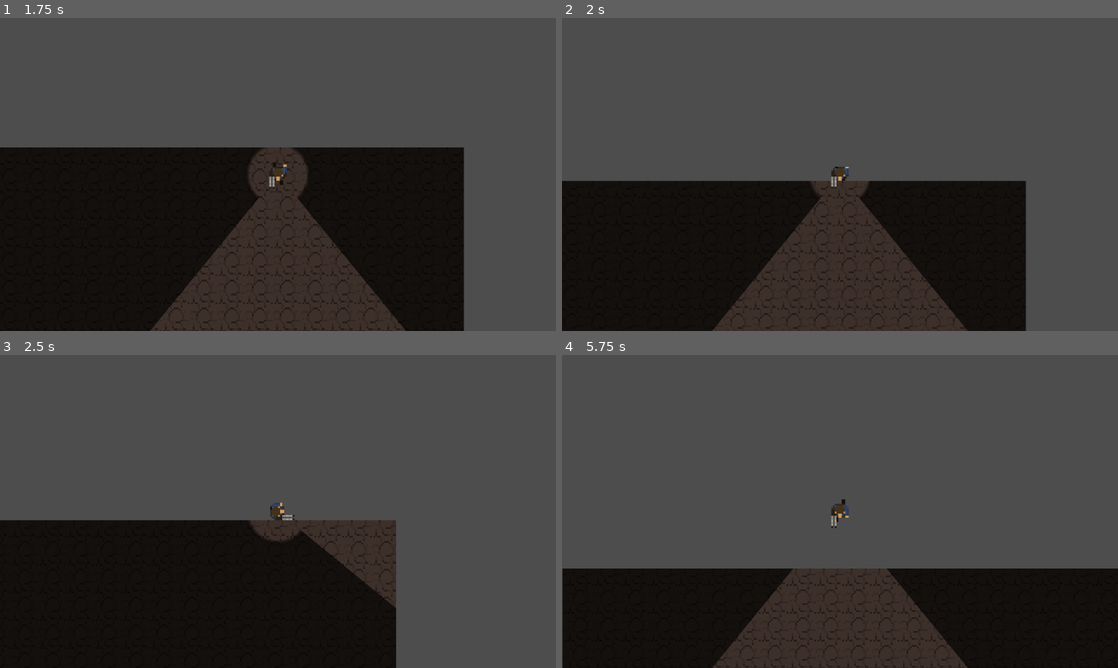
Above: before the commit, frames 1-4 (two rows, left to right).
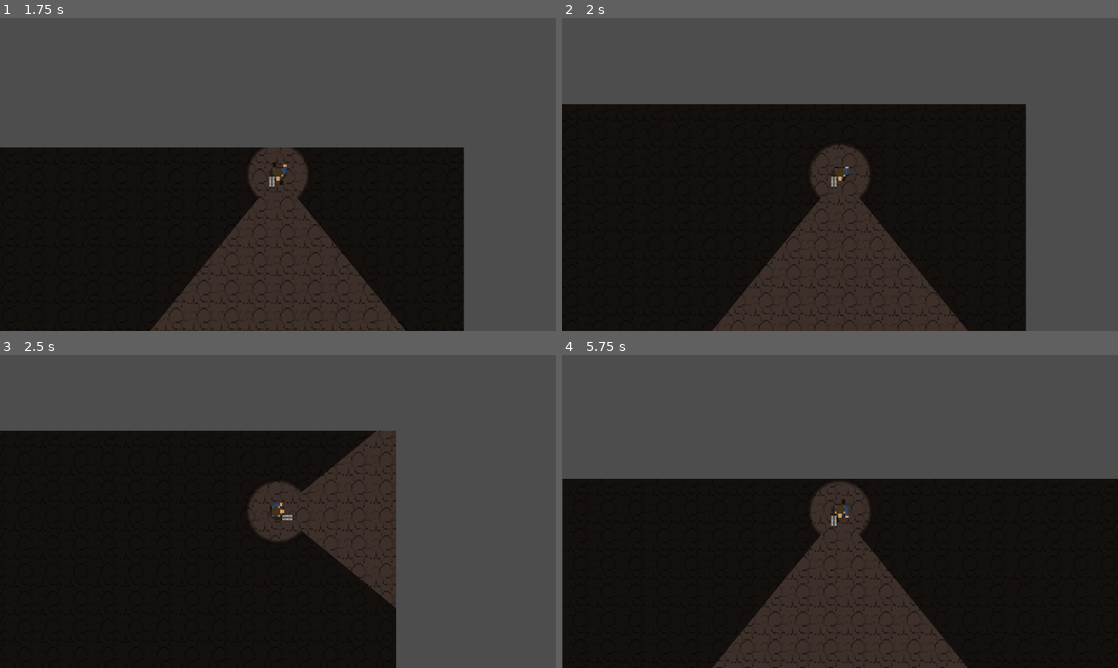
Above: after the commit, the same moments.

Repository: specialOne16/Unnamed-Brackeys-Game-Jam-2026.1
Game: Godot game, scene res://gameplay/gameplay.tscn
The game is run twice, just before and just after one commit, with the same random seed, the same clock (stepped at 60 frames per second) and the same inputs.
Inputs (mouse positions are in pixels of both pictures, inside the frame that each line leads up to):
- Up to frame 1 (1.75 s): move the mouse to (400, 158) at 0.52 s; hold D (right) 0.53-1.28 s; tap Space (jump) at 0.6, 0.77, 1.07, 1.52, 1.55 s; move the mouse to (166, 190) at 1.27 s; hold S (down) from 1.28 s (still down); click (166, 190) at 1.35 s
- Up to frame 2 (2 s): keep holding S (down); tap Space (jump) at 1.82 s
- Up to frame 3 (2.5 s): move the mouse to (333, 442) at 2.02 s; release S (down) at 2.03 s; hold D (right) from 2.03 s (still down); right-click (333, 442) at 2.1 s; tap Space (jump) at 2.3 s
- Up to frame 4 (5.75 s): move the mouse to (812, 574) at 2.77 s; release D (right) at 2.78 s; hold W (up) 2.78-3.53 s; tap Space (jump) at 2.85, 3.02, 3.32, 3.77, 3.8, 4.07, 4.52, 4.55, 4.82, 5.1 s; move the mouse to (1006, 558) at 3.52 s; hold A (left) 3.53-5.03 s; click (1006, 558) at 3.6 s; move the mouse to (673, 464) at 4.27 s; right-click (673, 464) at 4.35 s; move the mouse to (867, 511) at 5.02 s; hold S (down) from 5.03 s (still down)

Frame 1 is identical in both runs. In frame 2, 21% of the frame differs, in the area x 0-84%, y 27-100%; in frame 3, 20%; in frame 4, 29%, in the area x 0-100%, y 39-100%.

Commit message:
fix jumpable and add jump movement speed parameter

Diff:
--- a/entities/player/components/movement.gd
+++ b/entities/player/components/movement.gd
@@ -3,13 +3,16 @@
 
 @onready var player: TD2Player = $"../.."
 @onready var pit_detector: Area2D = %PitDetector
+@onready var jumpable_detector: Area2D = %JumpableDetector
 @onready var jump_timer: Timer = %JumpTimer
 
-var air_duration = 0
 var jump_position = Vector2.INF
+var on_jumpable = false
 
 func _ready() -> void:
 	pit_detector.body_entered.connect(_pit_touched)
+	jumpable_detector.body_entered.connect(_jumpable_entered)
+	jumpable_detector.body_exited.connect(_jumpable_exited)
 	jump_timer.timeout.connect(_on_land)
 
 func _process(_delta: float) -> void:
@@ -31,15 +34,27 @@
 		jump_position = player.position
 		jump_timer.start(player.jump_duration)
 
+		player.velocity = player.velocity.normalized() * player.jump_movement_speed
+
 func _pit_touched(_body: Node2D):
 	if jump_position == Vector2.INF:
 		player.move_and_collide(player.velocity.normalized() * -16)
 	else:
 		player.position = jump_position
 
+func _jumpable_entered(_body: Node2D):
+	if jump_timer.time_left > 0:
+		on_jumpable = true
+
+func _jumpable_exited(_body: Node2D):
+	on_jumpable = false
+	if jump_timer.time_left <= 0:
+		player.set_collision_mask_value(7, true)
+
 func _on_land():
 	pit_detector.process_mode = Node.PROCESS_MODE_INHERIT
-	player.set_collision_mask_value(7, true)
+	if not on_jumpable:
+		player.set_collision_mask_value(7, true)
 
 	await get_tree().physics_frame
 	jump_position = Vector2.INF
--- a/entities/player/player.gd
+++ b/entities/player/player.gd
@@ -3,6 +3,7 @@
 
 @export var movement_speed: float = 100
 @export var charge_movement_speed: float = 40
+@export var jump_movement_speed: float = 100
 @export var radial_vision_scale: float = 1
 @export var cone_vision_scale: float = 1
 @export var charge_cone_vision_scale: float = 0.2
--- a/entities/player/player.tscn
+++ b/entities/player/player.tscn
@@ -15,6 +15,9 @@
 radius = 9.0
 
 [sub_resource type="CircleShape2D" id="CircleShape2D_qiwj3"]
+radius = 5.0
+
+[sub_resource type="CircleShape2D" id="CircleShape2D_bectd"]
 radius = 5.0
 
 [sub_resource type="Gradient" id="Gradient_41n4r"]
@@ -70,6 +73,14 @@
 [node name="CollisionShape2D" type="CollisionShape2D" parent="PitDetector"]
 shape = SubResource("CircleShape2D_qiwj3")
 
+[node name="JumpableDetector" type="Area2D" parent="."]
+unique_name_in_owner = true
+collision_layer = 0
+collision_mask = 64
+
+[node name="CollisionShape2D" type="CollisionShape2D" parent="JumpableDetector"]
+shape = SubResource("CircleShape2D_bectd")
+
 [node name="Lights" type="Node2D" parent="."]
 unique_name_in_owner = true
 position = Vector2(0.55336857, 6.771088e-05)
Not shown: 1 places in entities/player/player.tscn that only renumber resources
